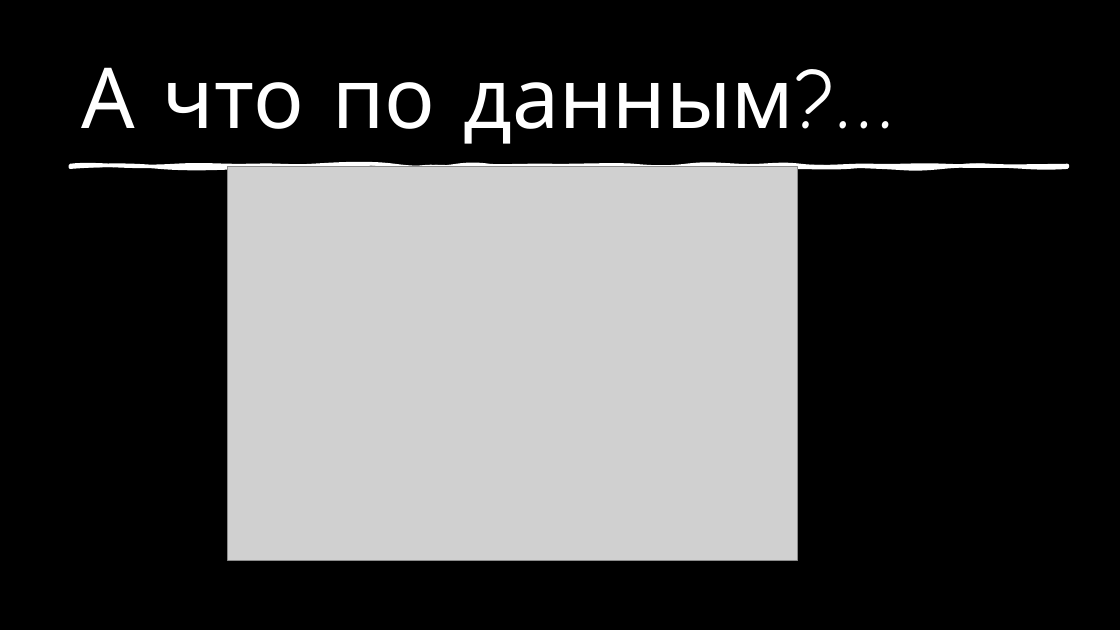
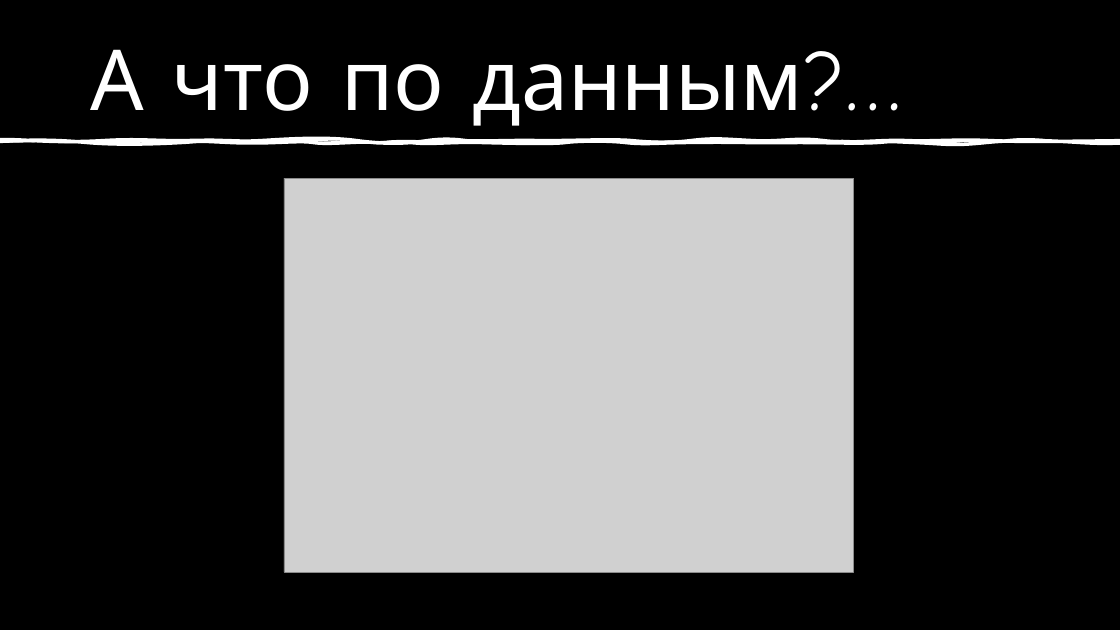
Before and after one commit to nastosinka/oops_trap, a slide deck: slide 4 of docs/Oopps!Trap!.pptx. Drawn at 1120x630 pixels with LibreOffice and Linux fonts; fonts in the diff are those of the drawing; grey boxes stand for pictures; background and template pictures are left out. Boxes give left, top, right and bottom in pixels: in the first picture for what was removed or moved away, otherwise in the second. Text is boxed around its words. In the diff, an @@ line names an element or a change of style, - is before the commit and + after.

```diff
--- a/docs/Oopps!Trap!.pptx
+++ b/docs/Oopps!Trap!.pptx
@@ title "А что по данным?…": place and size @@
-title "А что по данным?…" at box(81, 67, 794, 144)
+title "А что по данным?…" at box(90, 49, 803, 126)
@@ freeform shape: place and size @@
-freeform shape at box(71, 163, 1068, 168)
+freeform shape at box(0, 138, 1120, 144)
@@ freeform shape: place and size @@
-freeform shape at box(71, 164, 1068, 169)
+freeform shape at box(0, 139, 1120, 145)
@@ picture: place and size @@
-picture at box(228, 166, 797, 560)
+picture at box(284, 178, 854, 572)
```
Also in this commit, not shown: 5 other slides changed, 2 slides added.
